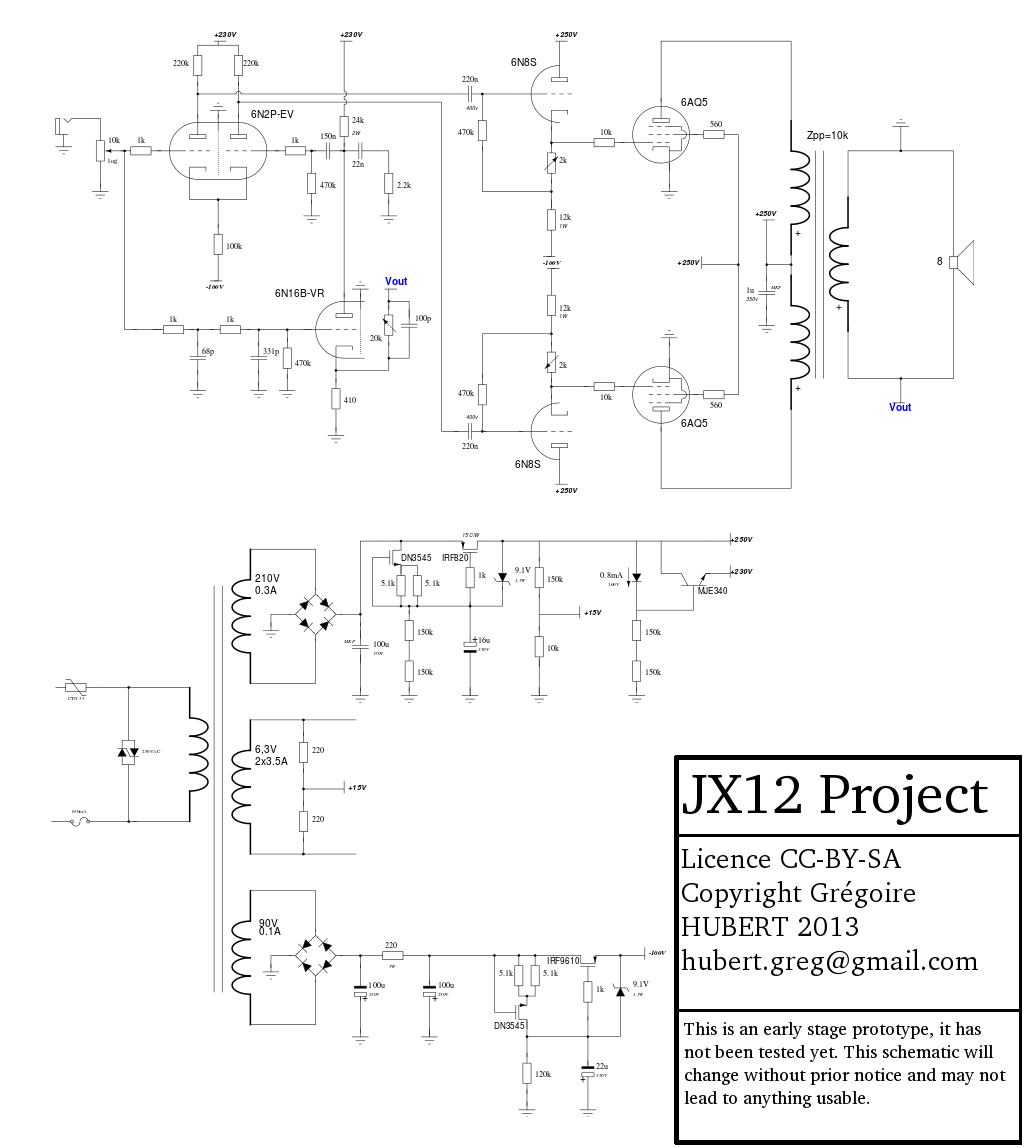
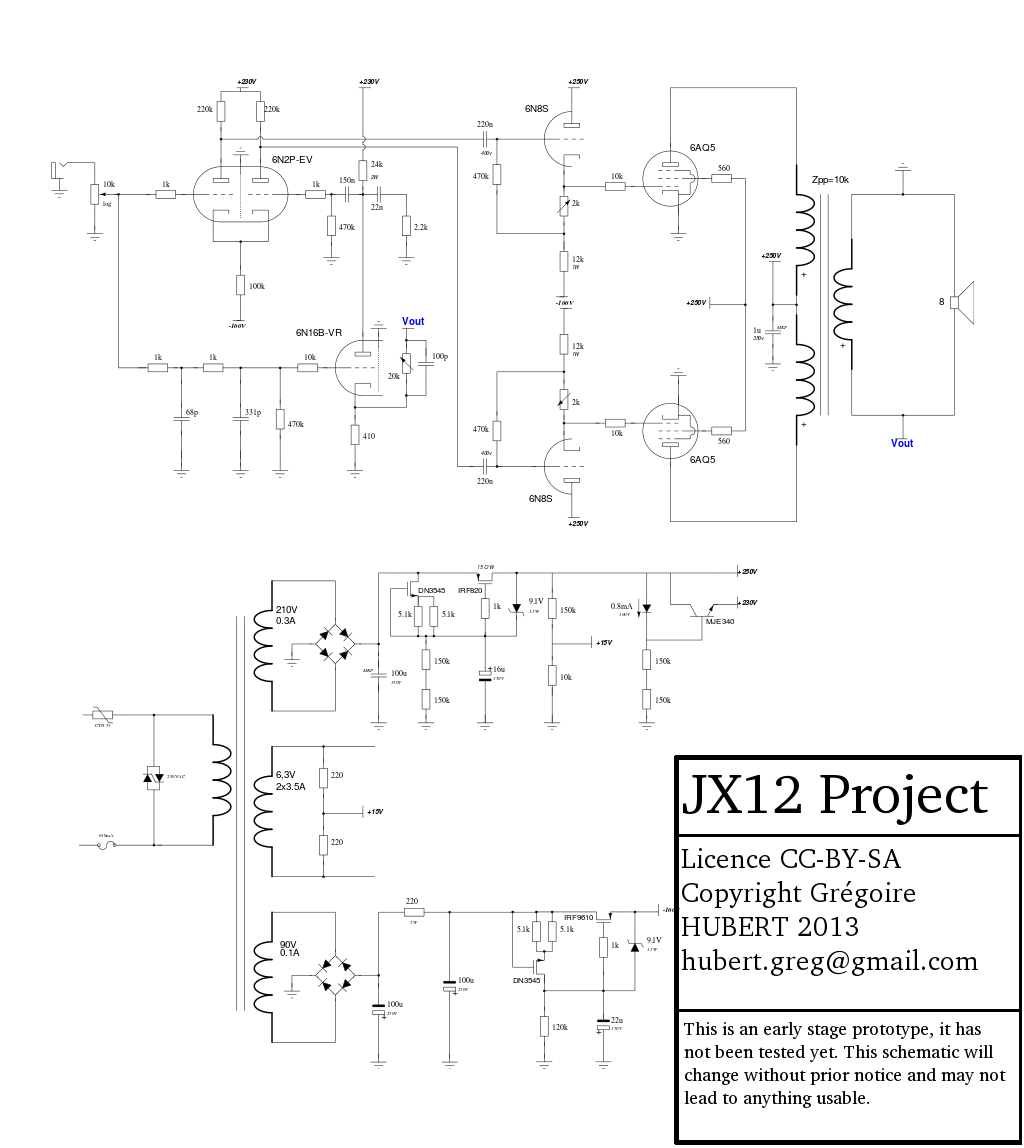
Layered file, before and after one edit (w=1024, h=1148). Changes by layer:
moved "JX12.svg" above "JX12 Project", painted on it over [51, 32, 974, 1117]
